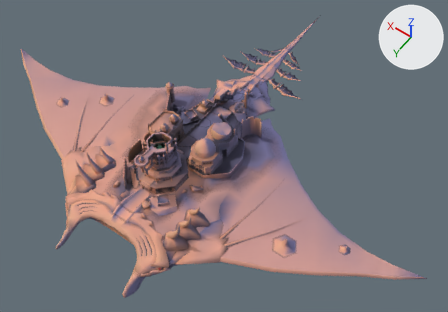
The glTF model Project/area/4 levitated ruin/act 1/environment/model/Rukh5.gltf, before and after one commit.
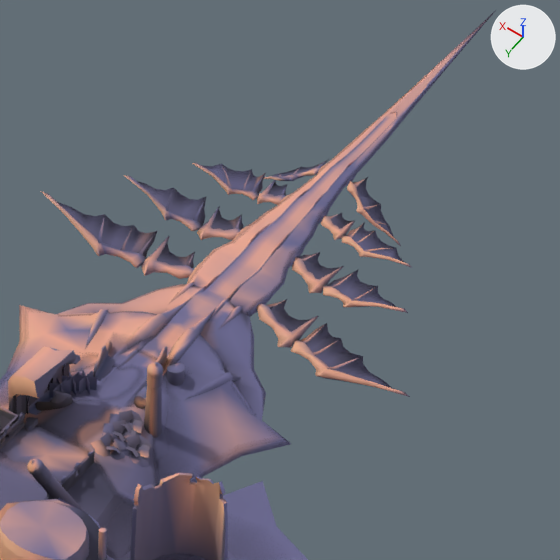
Each version is shown whole from a 50 mm camera at (21.0, 1605.0, 403.0) aimed at (229.0, 1314.0, -56.0), then close up on the part from 47% to 75% of the width and 4% to 43% of the height. The axes (+X, +Y, +Z) are drawn at upper right. The lights are the same throughout. Vertices at the same position are counted once.

Objects in the first close-up: 'Wings05Mesh', 'stg060_a25_Mesh_0000', 'stg060_a25_Mesh_0004', 'stg060_a25_Mesh_0009.001', 'stg060_a25_Mesh_0011', 'stg060_a25_Mesh_0011.001', 'stg060_o25_Mesh_0021', 'stg060_o25_Mesh_0029.001', 'stg060_o25_Mesh_0078', 'stg060_o25_Mesh_0081', 'stg060_o35_Mesh_0003', 'stg060_p25_Mesh_0001'.
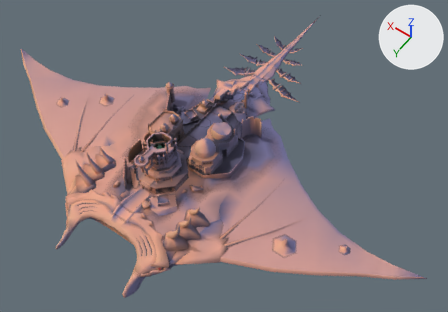
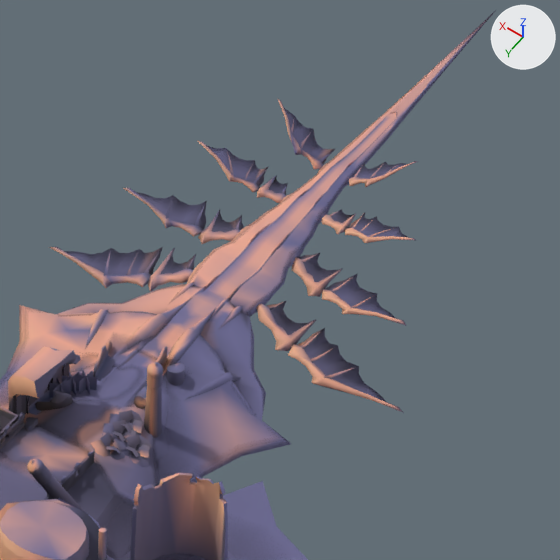
Where the change shows, as pixel boxes [x1, y1, x2, y2] in the close-ups (560 x 560 px; the box of a moved part takes in the faces that stretch with it):
'Wings05Mesh', reshaped (32% taller): before [42, 159, 411, 397]; after [50, 98, 418, 413]
part 1 of me_wings05mesh, moved or reshaped: before [347, 180, 401, 246]; after [349, 161, 418, 187]
part 2 of me_wings05mesh, moved or reshaped: before [353, 177, 394, 237]; after [357, 162, 407, 179]
part 3 of me_wings05mesh, moved or reshaped: before [363, 204, 380, 211]; after [369, 165, 382, 179]
part 4 of me_wings05mesh, moved or reshaped: before [354, 179, 365, 188]; after [354, 165, 363, 177]
part 5 of me_wings05mesh, moved or reshaped: before [292, 257, 344, 293]; after [292, 257, 343, 297]
part 6 of me_wings05mesh, moved or reshaped: before [299, 252, 340, 279]; after [298, 253, 338, 282]
part 7 of me_wings05mesh, moved or reshaped: before [323, 286, 408, 313]; after [322, 289, 407, 326]
part 8 of me_wings05mesh, moved or reshaped: before [327, 270, 396, 307]; after [326, 273, 395, 318]
part 9 of me_wings05mesh, moved or reshaped: before [351, 289, 373, 301]; after [350, 296, 373, 308]
part 10 of me_wings05mesh, moved or reshaped: before [332, 273, 353, 288]; after [331, 278, 351, 293]
part 11 of me_wings05mesh, moved or reshaped: before [257, 180, 285, 205]; after [257, 175, 286, 203]
part 12 of me_wings05mesh, moved or reshaped: before [268, 182, 287, 196]; after [269, 178, 288, 195]
part 13 of me_wings05mesh, moved or reshaped: before [192, 163, 259, 200]; after [198, 141, 260, 192]
part 14 of me_wings05mesh, moved or reshaped: before [201, 164, 266, 193]; after [206, 145, 268, 186]
part 15 of me_wings05mesh, moved or reshaped: before [42, 159, 411, 279]; after [50, 98, 416, 291]
part 16 of me_wings05mesh, moved or reshaped: before [256, 299, 410, 397]; after [256, 301, 404, 413]

Patch to the scene script:
```diff
--- a/Project/area/4 levitated ruin/act 1/environment/model/Rukh5.gltf.py
+++ b/Project/area/4 levitated ruin/act 1/environment/model/Rukh5.gltf.py
@@ me_wings05mesh @@
-me_wings05mesh.from_pydata(...)  # 1628 vertices, 2348 faces; spans x 201.6..297.9, y 1167.7..1227.7, z -50.3..-34.0
+me_wings05mesh.from_pydata(...)  # 1628 vertices, 2348 faces; spans x 202.4..296.8, y 1167.2..1226.9, z -51.8..-28.4
+# me_wings05mesh part 1: the loose piece of 47 vertices spanning x 230.4..246.8, y 1172.7..1178.3, z -50.3..-39.7 is multiplied about its middle by the matrix ((0.347, -0.368, 0.862), (0.077, 0.928, 0.365), (-0.935, -0.061, 0.35)), then moved by (0.1, -2.6, 10.6)
+# me_wings05mesh part 2: the loose piece of 26 vertices spanning x 232.3..246.0, y 1167.7..1176.9, z -49.0..-40.4 is multiplied about its middle by the matrix ((0.347, -0.368, 0.862), (0.077, 0.928, 0.365), (-0.935, -0.061, 0.35)), then moved by (1.2, -2.2, 10.1)
+# me_wings05mesh part 3: the loose piece of 13 vertices spanning x 239.2..241.2, y 1170.8..1176.9, z -45.2..-42.6 is multiplied about its middle by the matrix ((0.347, -0.368, 0.862), (0.077, 0.928, 0.365), (-0.935, -0.061, 0.35)), then moved by (0.6, -2.0, 8.5)
+# me_wings05mesh part 4: the loose piece of 13 vertices spanning x 244.4..245.4, y 1168.2..1173.9, z -41.9..-40.3 is multiplied about its middle by the matrix ((0.347, -0.368, 0.862), (0.077, 0.928, 0.365), (-0.935, -0.061, 0.35)), then moved by (1.0, -0.4, 2.5)
+# me_wings05mesh part 5: the loose piece of 45 vertices spanning x 233.3..243.8, y 1196.5..1207.2, z -42.7..-39.6 is multiplied about its middle by the matrix ((0.993, 0.001, -0.118), (0.005, 0.999, 0.052), (0.118, -0.053, 0.992)), then moved by (0.2, -0.1, -0.6)
+# me_wings05mesh part 6: the loose piece of 14 vertices spanning x 233.9..243.0, y 1196.6..1204.5, z -42.3..-39.8 is multiplied about its middle by the matrix ((0.993, 0.001, -0.118), (0.005, 0.999, 0.052), (0.118, -0.053, 0.992)), then moved by (0.2, -0.1, -0.5)
+# me_wings05mesh part 7: the loose piece of 43 vertices spanning x 212.4..234.3, y 1202.9..1208.0, z -42.3..-36.9 is multiplied about its middle by the matrix ((0.993, 0.001, -0.118), (0.005, 0.999, 0.052), (0.118, -0.053, 0.992)), then moved by (0.1, -0.1, -2.6)
+# me_wings05mesh part 8: the loose piece of 22 vertices spanning x 214.6..233.7, y 1196.3..1206.6, z -41.7..-37.4 is multiplied about its middle by the matrix ((0.993, 0.001, -0.118), (0.005, 0.999, 0.052), (0.118, -0.053, 0.992)), then moved by (0.1, -0.1, -2.3)
+# me_wings05mesh part 9: the loose piece of 13 vertices spanning x 223.0..226.0, y 1199.8..1206.6, z -39.8..-38.8 is moved by (0.0, -0.1, -2.4)
+# me_wings05mesh part 10: the loose piece of 13 vertices spanning x 230.0..232.4, y 1197.2..1204.2, z -41.4..-40.2 is multiplied about its middle by the matrix ((0.993, 0.001, -0.118), (0.005, 0.999, 0.052), (0.118, -0.053, 0.992)), then moved by (0.2, -0.1, -1.4)
+# me_wings05mesh part 11: the loose piece of 45 vertices spanning x 254.4..261.4, y 1182.0..1190.3, z -42.3..-39.6 is multiplied about its middle by the matrix ((0.966, 0.007, -0.26), (-0.029, 0.996, -0.082), (0.258, 0.087, 0.962)), then moved by (0.1, 0.0, 0.9)
+# me_wings05mesh part 12: the loose piece of 13 vertices spanning x 255.2..260.7, y 1182.4..1188.3, z -41.9..-39.9 is multiplied about its middle by the matrix ((0.966, 0.007, -0.26), (-0.029, 0.996, -0.082), (0.258, 0.087, 0.962)), then moved by (0.1, 0.0, 0.8)
+# me_wings05mesh part 13: the loose piece of 43 vertices spanning x 260.9..279.4, y 1187.1..1191.3, z -42.5..-40.3 is multiplied about its middle by the matrix ((0.966, 0.007, -0.26), (-0.029, 0.996, -0.082), (0.258, 0.087, 0.962)), then moved by (-0.2, -0.4, 4.3)
+# me_wings05mesh part 14: the loose piece of 24 vertices spanning x 261.7..277.9, y 1182.3..1190.4, z -42.2..-39.7 is multiplied about its middle by the matrix ((0.966, 0.007, -0.26), (-0.029, 0.996, -0.082), (0.258, 0.087, 0.962)), then moved by (-0.3, -0.4, 3.9)
+# me_wings05mesh part 15: 881 of 1628 vertices moved; they spanned x 220.6..297.9, y 1167.7..1227.7, z -50.3..-34.0 and now span x 221.2..296.8, y 1167.2..1226.5, z -51.8..-28.4; mean shift (-0.3, -0.7, 0.1); largest move (269.6, 1175.1, -50.3) -> (268.6, 1170.6, -28.4)
+# me_wings05mesh part 16: 235 of the vertices in x 201.6..242.1, y 1211.1..1226.7, z -44.6..-39.3 are multiplied about their middle by the matrix ((0.992, 0.009, -0.129), (-0.009, 1.0, -0.002), (0.129, 0.003, 0.992)), then moved by (0.4, 0.2, -2.5)
 me_wings05mesh.materials.append(mat_wing)
```
